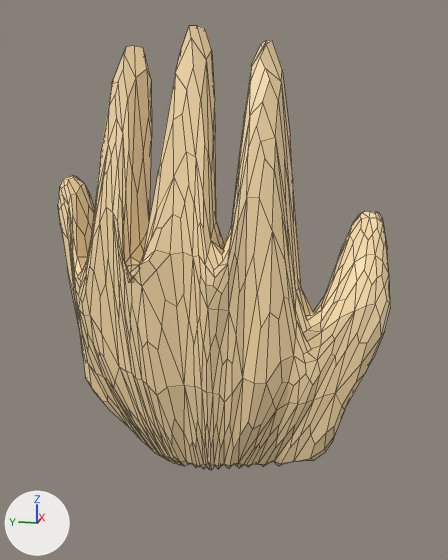
The OBJ model Resources/3d/LeftHand/LeftHand.obj as it was, and as the next commit left it.
Rendered twice from a 50 mm lens placed at (-4.69, -1.11, 2.94), pointed at (0.07, -0.16, 1.75). Arrows for +X, +Y and +Z are at lower left; the lights stay in place. Mesh edges are drawn as thin lines. Where no turn or scale is listed for an object, it has been applied to the vertices.

Script lines for the objects in view, before the commit:
```python
me_cube = bpy.data.meshes.new('Cube')
me_cube.from_pydata(...)  # 1282 vertices, 1272 faces; spans x -0.41..0.42, y -1.46..1.28, z 0.06..3.68
me_cube.materials.append(mat_material)  # picture img_lefthand_png
ob_cube = bpy.data.objects.new('Cube', me_cube)
ob_cube.location = (0.0, 0.0, 0.0)
```
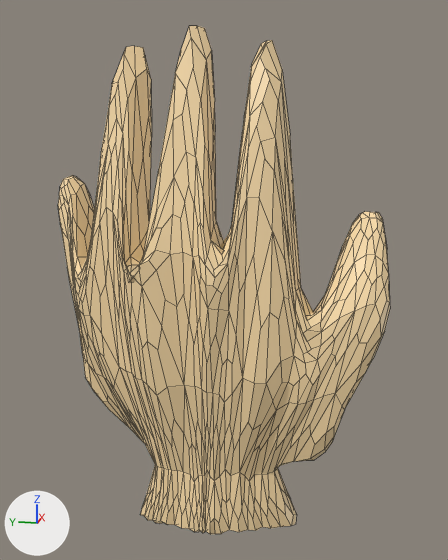
The newer file is also turned or shifted as a whole; pictures and numbers use the older file's frame.

Pixel boxes (x1, y1, x2, y2) of what changed, in the pictures (448 x 560 px; the box of a moved part takes in the faces that stretch with it):
'Cube', reshaped (14% taller): before (58, 26, 390, 470); after (58, 26, 390, 534)
part 1 of me_cube, moved or reshaped: before (114, 367, 314, 470); after (114, 367, 314, 534)
part 2 of me_cube, surface changed: before (139, 412, 261, 470); after (139, 412, 261, 502)

What changed in the scene script:
```text
Change me_cube:
    used by ob_cube; location = (0.0, 0.0, 0.0)
    remove me_cube.from_pydata(...)  # 1282 vertices, 1272 faces; spans x -0.41..0.42, y -1.46..1.28, z 0.06..3.68
    add me_cube.from_pydata(...)  # 1450 vertices, 1440 faces; spans x -0.41..0.45, y -1.46..1.28, z -0.5..3.68
    me_cube part 1: 142 vertices moved from x -0.17..0.29, y -0.75..0.59, z 0.06..0.5 to x -0.17..0.4, y -0.75..0.59, z -0.23..0.5; 36 vertices removed from x -0.06..0.28, y -0.6..0.43, z 0.06..0.21; 204 vertices added at x -0.16..0.45, y -0.79..0.61, z -0.5..0.16
    me_cube part 2: 45 kept faces spanning x -0.24..0.39, y -0.51..0.53, z -0.23..0.68 get new texture (UV) coordinates
```
